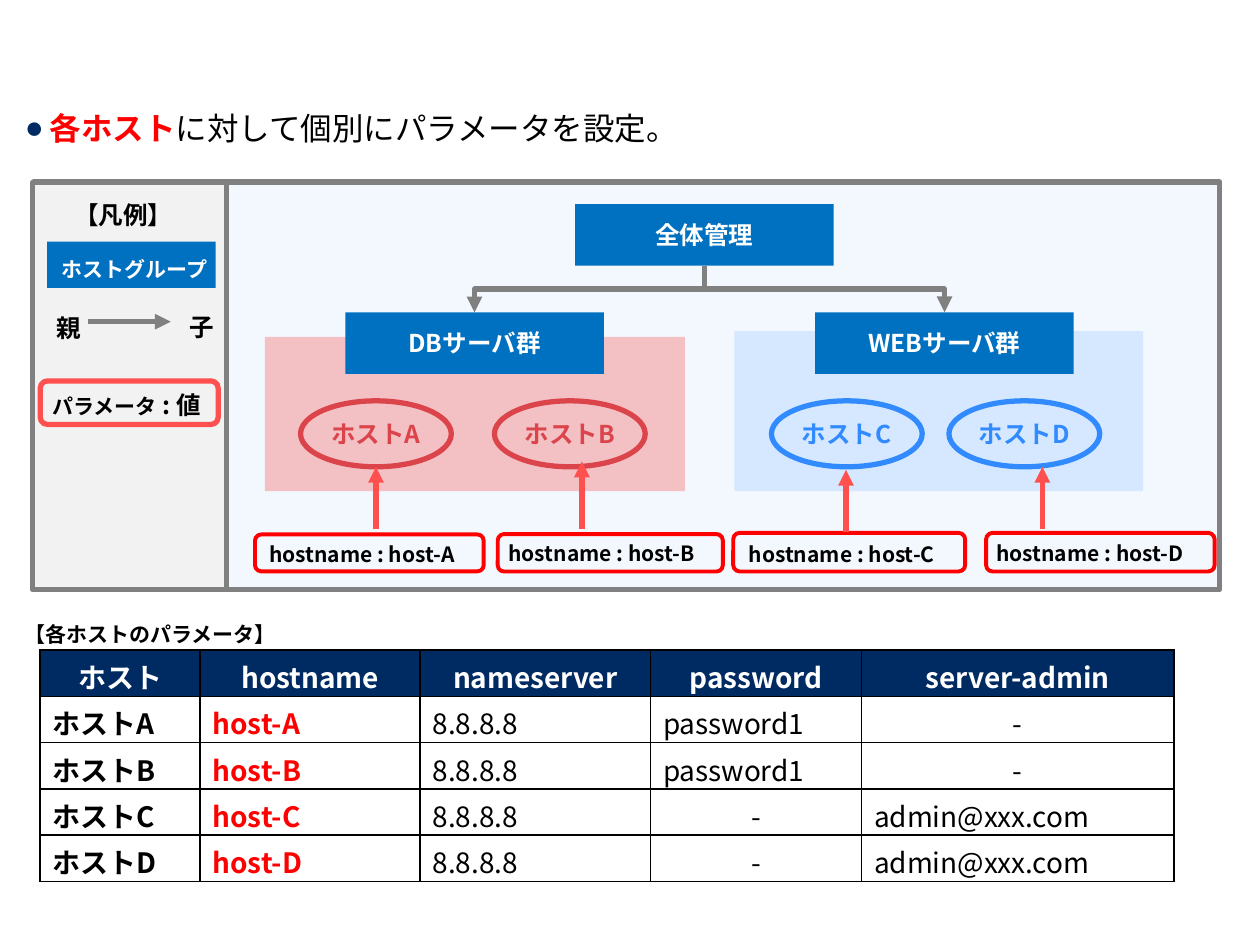
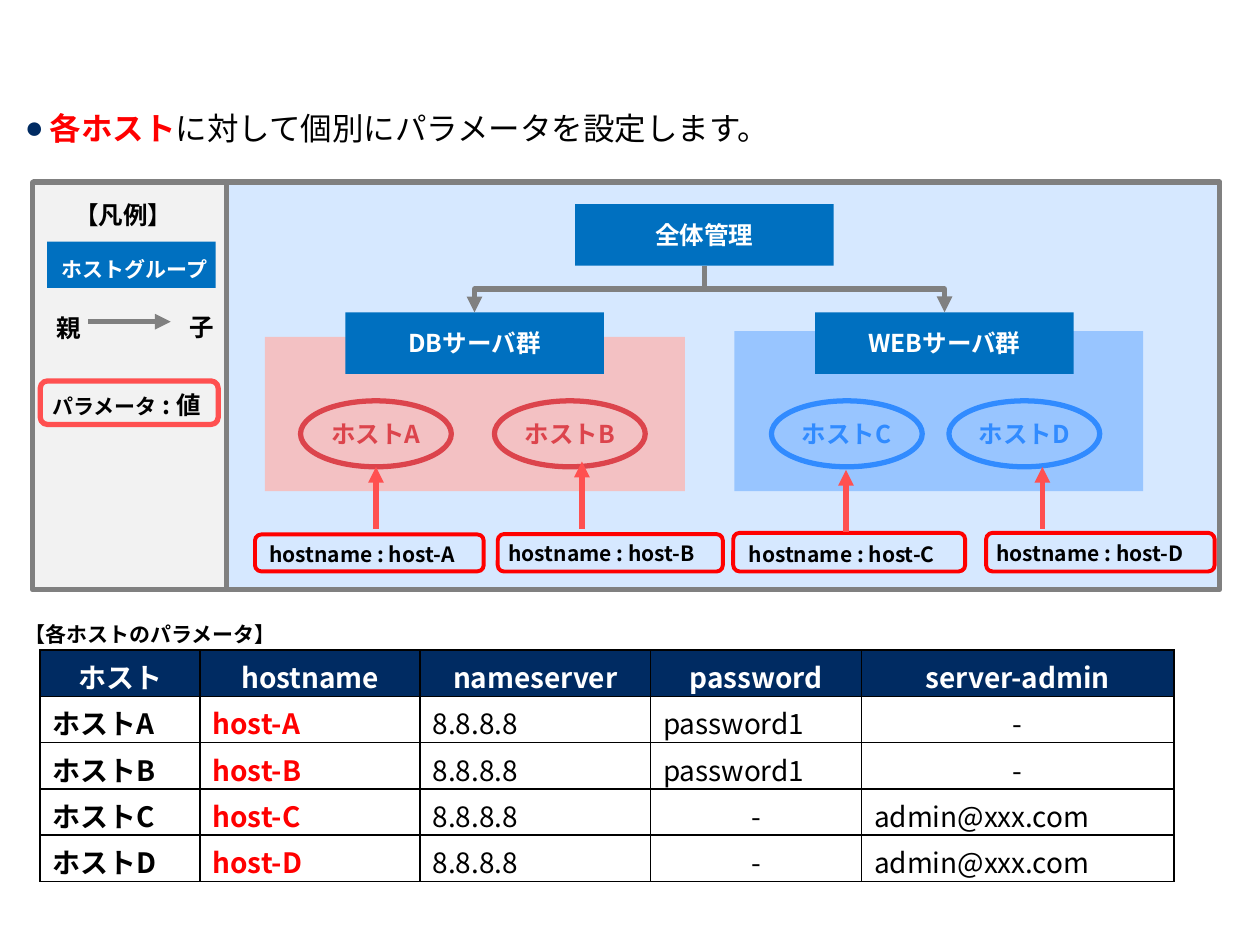
Before and after one commit to exastro-suite/it-automation-docs, a slide deck: slide 13 of asset/Learn_ja/ITA-hg-ps_classroom_lecture_ja.pptx. Drawn at 1260x945 pixels with LibreOffice and Linux fonts; fonts in the diff are those of the drawing; background and template pictures are left out. Boxes give left, top, right and bottom in pixels: in the first picture for what was removed or moved away, otherwise in the second. Text is boxed around its words. In the diff, an @@ line names an element or a change of style, - is before the commit and + after.

```diff
--- a/asset/Learn_ja/ITA-hg-ps_classroom_lecture_ja.pptx
+++ b/asset/Learn_ja/ITA-hg-ps_classroom_lecture_ja.pptx
@@ text at box(50, 113, 769, 143): text changed @@
-● 各ホストに対して個別にパラメータを設定。
+● 各ホストに対して個別にパラメータを設定します。
@@ rectangle at box(34, 183, 1220, 590): fill #F3F8FF to #D6E8FF @@
@@ rectangle at box(735, 331, 1143, 491): fill #D6E8FF to #98C5FF @@
```
Also in this commit, not shown: 27 other slides changed, 1 other file.
